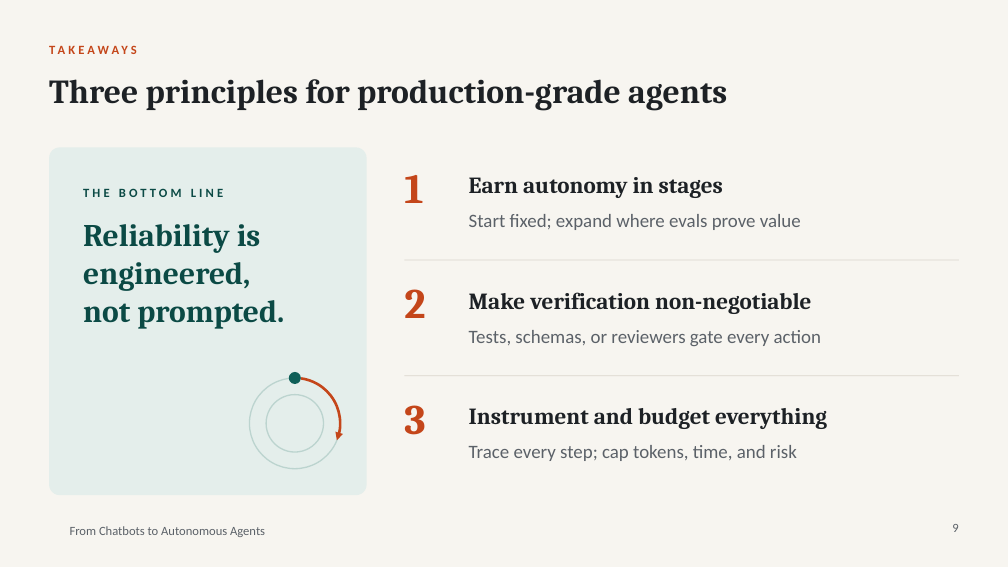
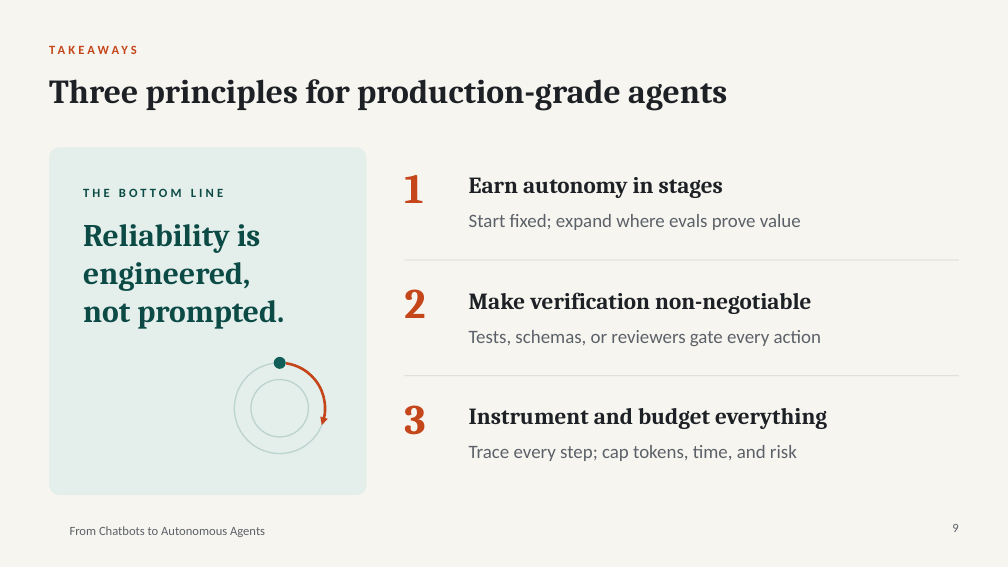
Before and after one commit to mikenickles/template-test, a slide deck: slide 9 of presentation/ai-agents-v1.pptx. Drawn at 1008x567 pixels with LibreOffice and Linux fonts; fonts in the diff are those of the drawing; background and template pictures are left out. Boxes give left, top, right and bottom in pixels: in the first picture for what was removed or moved away, otherwise in the second. Text is boxed around its words. In the diff, an @@ line names an element or a change of style, - is before the commit and + after.

```diff
--- a/presentation/ai-agents-v1.pptx
+++ b/presentation/ai-agents-v1.pptx
@@ 3 ellipses, 1 arc (boxed as its full ellipse): place and size @@
-3 ellipses, 1 arc (boxed as its full ellipse) at (250, 372, 340, 469)
+3 ellipses, 1 arc (boxed as its full ellipse) at (234, 357, 325, 454)
```
Also in this commit, not shown: 6 other slides changed, 1 other file.
